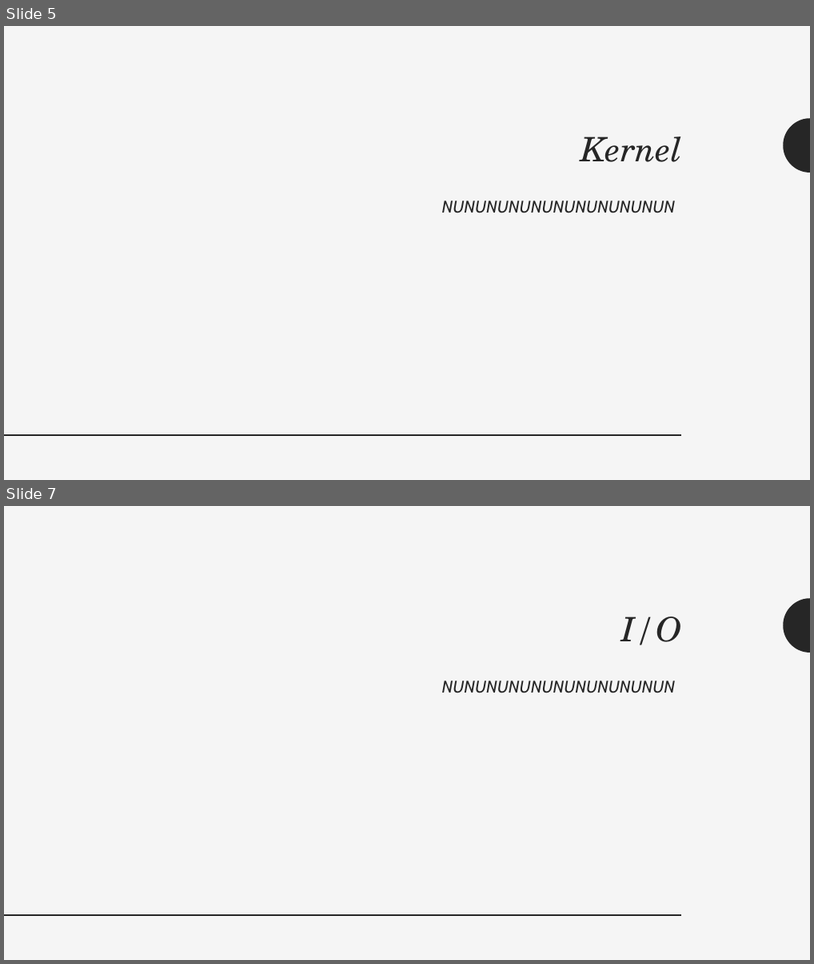
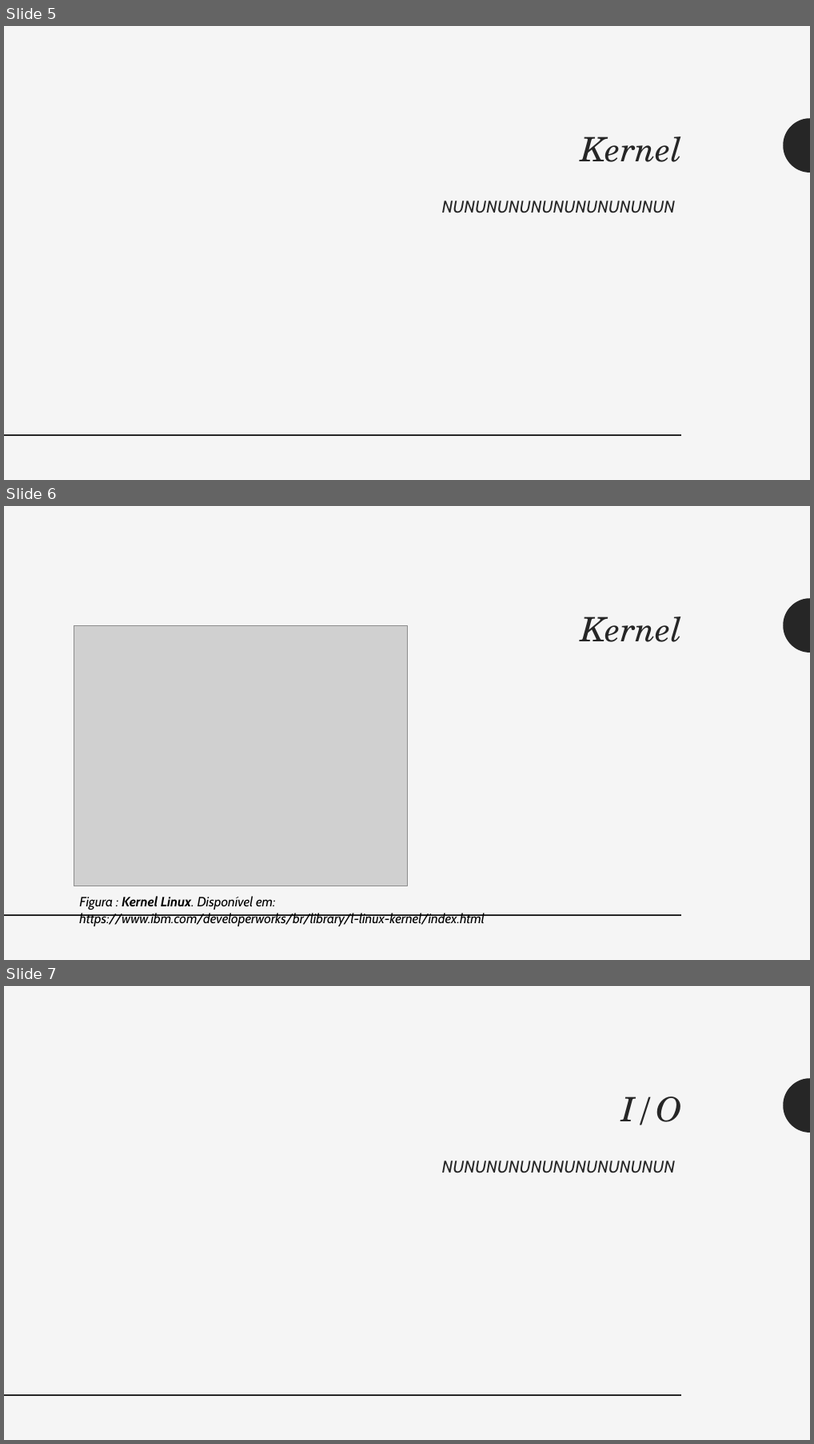
Before and after one commit to feevars/fatec4SEM, a slide deck: 3SEM/ISO100 - Sistemas Operacionais I/Trabalho/SISTEMAS OPERACIONAIS I - LINUX.pptx. Shown one above the other, each under a label of ours: slides 5 and 7 before the commit, slides 5, 6 and 7 after it; the slides between them are not shown. The pictures are 814x964 and 814x1444 pixels, drawn with LibreOffice and Linux fonts; fonts in the diff are those of the drawing; grey boxes stand for pictures. Boxes give left, top, right and bottom in pixels: in the first picture for what was removed or moved away, otherwise in the second. Text is boxed around its words. In the diff, an @@ line names an element or a change of style, - is before the commit and + after.

```diff
--- a/3SEM/ISO100 - Sistemas Operacionais I/Trabalho/SISTEMAS OPERACIONAIS I - LINUX.pptx
+++ b/3SEM/ISO100 - Sistemas Operacionais I/Trabalho/SISTEMAS OPERACIONAIS I - LINUX.pptx
@@ slide 6 added at <box>4,506,810,960</box>, background #F5F5F5; not listed: 2 template elements that a slide beside it also shows @@
@@ picture added at <box>74,625,407,885</box> @@
@@ text added at <box>582,616,682,642</box>, 40 pt, text #262626, italic @@
+Kernel
@@ text added at <box>79,896,484,926</box>, 16 pt, text #000000, italic @@
+Figura : Kernel Linux. Disponível em: https://www.ibm.com/developerworks/br/library/l-linux-kernel/index.html
```
Also in this commit, not shown: 1 slide changed, 1 other slide added, 1 slide removed.
